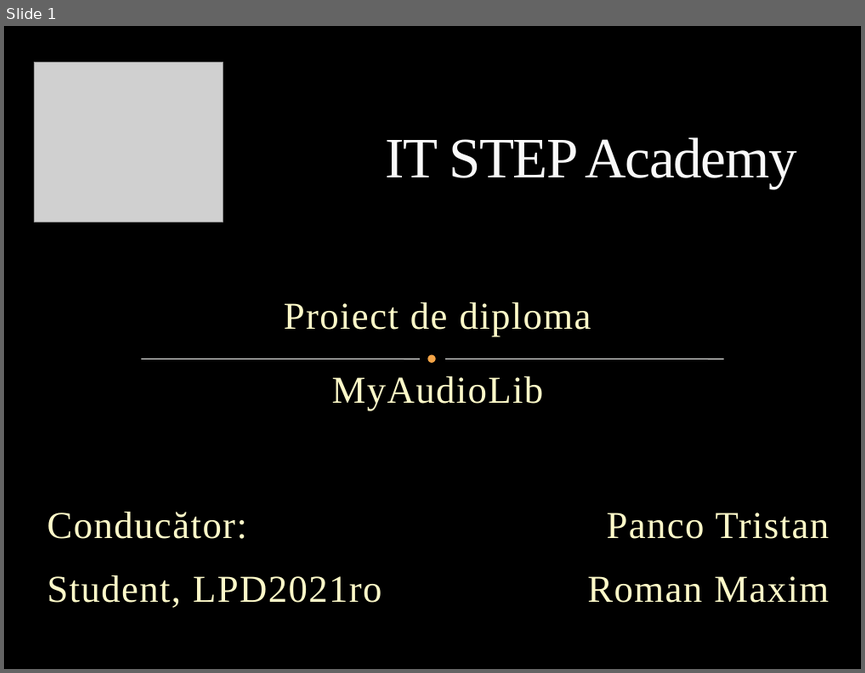
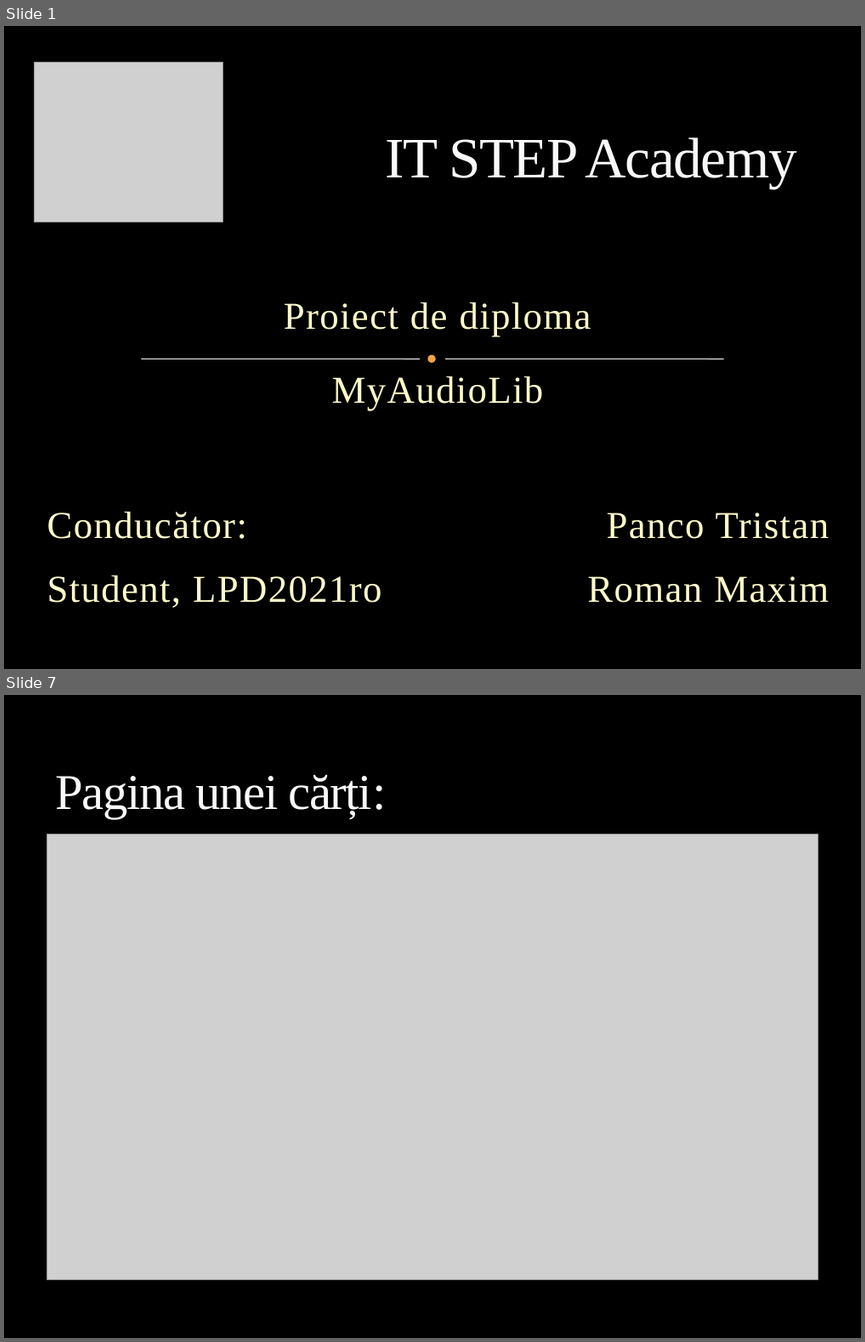
Before and after one commit to MaximRoman/examen-it-step-word, a slide deck: MyAudioLib.pptx. Shown one above the other, each under a label of ours: slide 1 before the commit, slides 1 and 7 after it; the slides between them are not shown. The pictures are 865x673 and 865x1342 pixels, drawn with LibreOffice and Linux fonts; fonts in the diff are those of the drawing; grey boxes stand for pictures; background and template pictures are left out. Boxes give left, top, right and bottom in pixels: in the first picture for what was removed or moved away, otherwise in the second. Text is boxed around its words. In the diff, an @@ line names an element or a change of style, - is before the commit and + after.

```diff
--- a/MyAudioLib.pptx
+++ b/MyAudioLib.pptx
@@ slide 7 added at <box>4,695,861,1338</box>, background picture (left out) @@
@@ title added at <box>55,774,386,818</box>, 42 pt, text #F9F9F9 @@
+Pagina unei cărți:
@@ picture added at <box>46,834,818,1279</box> @@
```
Also in this commit, not shown: 2 slides changed, 6 other slides added, 1 slide removed, 1 other file.
